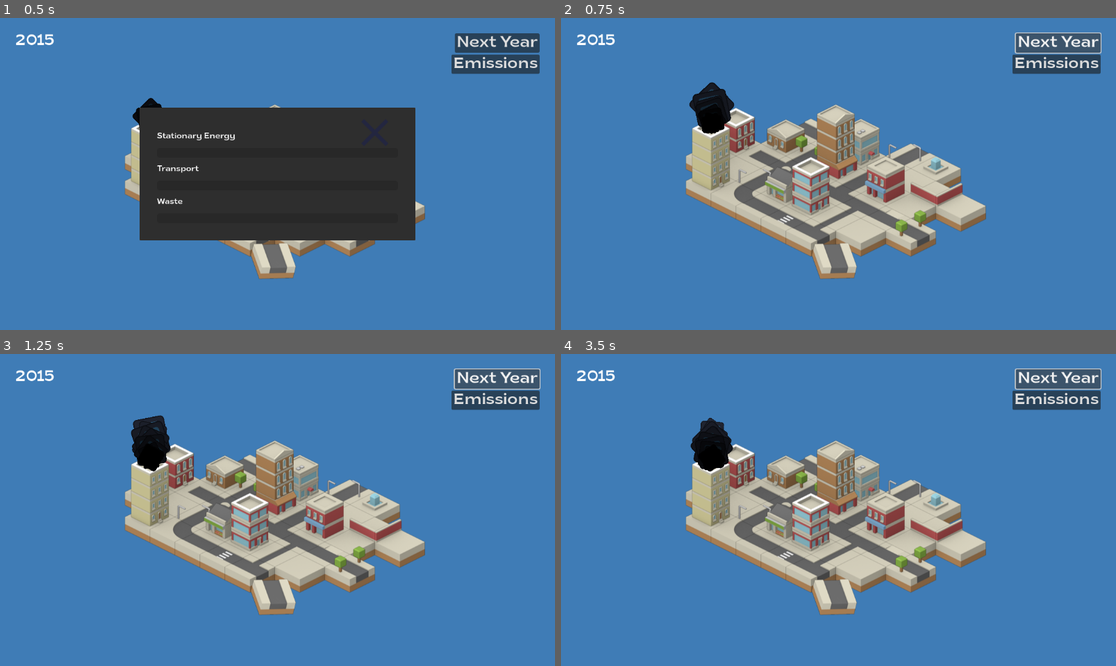
Above: before the commit, frames 1-4 (two rows, left to right).
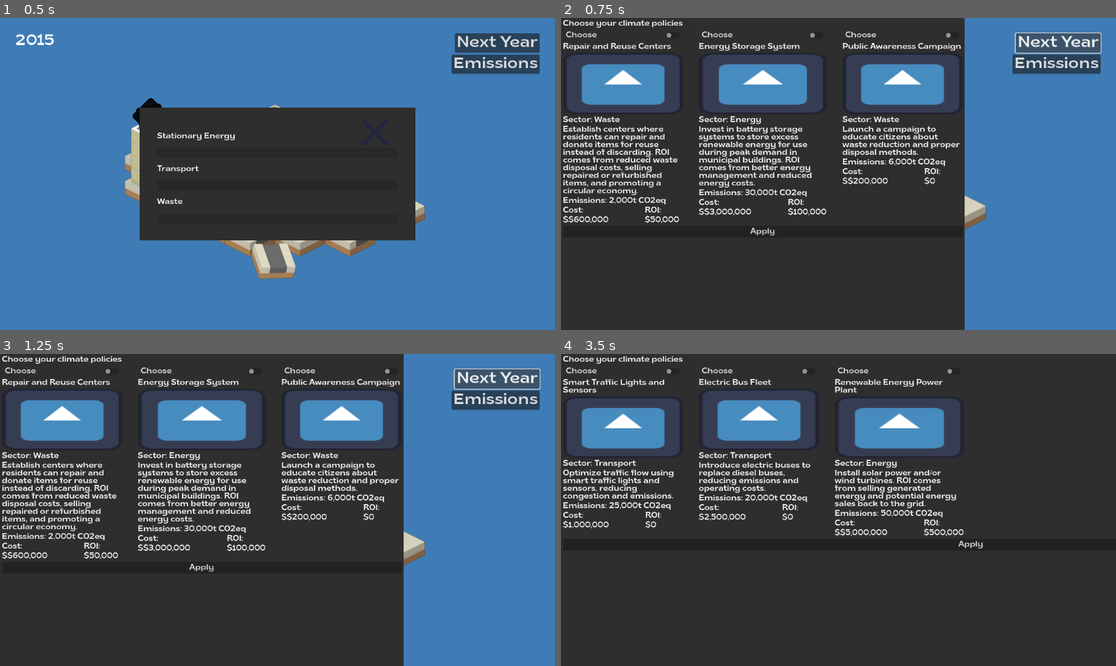
Above: after the commit, the same moments.

Repository: Open-Earth-Foundation/emissionary_game
Game: Godot game, scene res://scenes/game.tscn
Same seed, same stepped clock (60 frames per second), same inputs: the game is played once before the commit and once after it. The engine's default icon, where the game draws it, is replaced by a stand-in: a white triangle on a blue panel in a dark square.
Inputs (mouse positions are in pixels of both pictures, inside the frame that each line leads up to):
- Up to frame 1 (0.5 s): no input
- Up to frame 2 (0.75 s): click "Next Year" at 0.5 s
- Up to frame 3 (1.25 s): no input
- Up to frame 4 (3.5 s): click (622, 372) at 1.25 s, where only the run after the commit has a clickable "Choose"; click (760, 569) at 2 s, where only the run after the commit has a clickable "Apply"; click "Next Year" at 2.75 s

Frame 1 is identical in both runs. In frame 2, 67% of the frame differs, in the area x 0-73%, y 0-100%; in frame 3, 67%; in frame 4, 94%, in the area x 0-100%, y 0-100%.
Error before the commit: Invalid access to property or key 'title' on a base object of type 'Dictionary'. (res://scripts/decision_making.gd:17)

Commit message:
Choose 3 policies at random, fix opening decision making again breaking it

Diff:
--- a/scenes/decision_making.tscn
+++ b/scenes/decision_making.tscn
@@ -4,7 +4,6 @@
 [ext_resource type="Texture2D" uid="uid://b8cpjc64wjvyn" path="res://icon.svg" id="2_s0qny"]
 
 [node name="DecisionMaking" type="PopupPanel"]
-initial_position = 2
 size = Vector2i(800, 400)
 visible = true
 script = ExtResource("1_q2ajv")
@@ -24,83 +23,84 @@
 layout_mode = 2
 text = "Choose your climate policies"
 
-[node name="PolicyList" type="HBoxContainer" parent="VBoxContainer"]
-layout_mode = 2
-theme_override_constants/separation = 32
-
-[node name="PolicyCard" type="VBoxContainer" parent="VBoxContainer/PolicyList"]
+[node name="PolicyCard" type="VBoxContainer" parent="VBoxContainer"]
+visible = false
 custom_minimum_size = Vector2(250, 300)
 layout_mode = 2
 
-[node name="CheckButton" type="CheckButton" parent="VBoxContainer/PolicyList/PolicyCard"]
+[node name="CheckButton" type="CheckButton" parent="VBoxContainer/PolicyCard"]
 layout_mode = 2
 text = "Choose
 "
 
-[node name="PolicyTitle" type="Label" parent="VBoxContainer/PolicyList/PolicyCard"]
+[node name="PolicyTitle" type="RichTextLabel" parent="VBoxContainer/PolicyCard"]
 layout_mode = 2
 text = "Policy Title
 "
+fit_content = true
 
-[node name="PolicyImage" type="TextureRect" parent="VBoxContainer/PolicyList/PolicyCard"]
+[node name="PolicyImage" type="TextureRect" parent="VBoxContainer/PolicyCard"]
 layout_mode = 2
 texture = ExtResource("2_s0qny")
 
-[node name="PolicySectorContainer" type="HBoxContainer" parent="VBoxContainer/PolicyList/PolicyCard"]
-visible = false
+[node name="PolicySectorContainer" type="HBoxContainer" parent="VBoxContainer/PolicyCard"]
 layout_mode = 2
 
-[node name="PolicySectorLabel" type="Label" parent="VBoxContainer/PolicyList/PolicyCard/PolicySectorContainer"]
+[node name="PolicySectorLabel" type="Label" parent="VBoxContainer/PolicyCard/PolicySectorContainer"]
 layout_mode = 2
 text = "Sector:"
 
-[node name="PolicySector" type="Label" parent="VBoxContainer/PolicyList/PolicyCard/PolicySectorContainer"]
+[node name="PolicySector" type="Label" parent="VBoxContainer/PolicyCard/PolicySectorContainer"]
 layout_mode = 2
 text = "Waste"
 
-[node name="PolicyDescription" type="RichTextLabel" parent="VBoxContainer/PolicyList/PolicyCard"]
+[node name="PolicyDescription" type="RichTextLabel" parent="VBoxContainer/PolicyCard"]
 layout_mode = 2
 text = "Policy Description
 "
 fit_content = true
 
-[node name="PolicyImpactContainer" type="HBoxContainer" parent="VBoxContainer/PolicyList/PolicyCard"]
+[node name="PolicyImpactContainer" type="HBoxContainer" parent="VBoxContainer/PolicyCard"]
 layout_mode = 2
 
-[node name="ImpactLabel" type="Label" parent="VBoxContainer/PolicyList/PolicyCard/PolicyImpactContainer"]
+[node name="ImpactLabel" type="Label" parent="VBoxContainer/PolicyCard/PolicyImpactContainer"]
 layout_mode = 2
 text = "Emissions:"
 
-[node name="PolicyImpact" type="Label" parent="VBoxContainer/PolicyList/PolicyCard/PolicyImpactContainer"]
+[node name="PolicyImpact" type="Label" parent="VBoxContainer/PolicyCard/PolicyImpactContainer"]
 layout_mode = 2
 text = "200kT CO2eq"
 
-[node name="PolicyPropertiesContainer" type="HBoxContainer" parent="VBoxContainer/PolicyList/PolicyCard"]
+[node name="PolicyPropertiesContainer" type="HBoxContainer" parent="VBoxContainer/PolicyCard"]
 layout_mode = 2
 theme_override_constants/separation = 75
 
-[node name="PolicyCostContainer" type="VBoxContainer" parent="VBoxContainer/PolicyList/PolicyCard/PolicyPropertiesContainer"]
+[node name="PolicyCostContainer" type="VBoxContainer" parent="VBoxContainer/PolicyCard/PolicyPropertiesContainer"]
 layout_mode = 2
 
-[node name="CostLabel" type="Label" parent="VBoxContainer/PolicyList/PolicyCard/PolicyPropertiesContainer/PolicyCostContainer"]
+[node name="CostLabel" type="Label" parent="VBoxContainer/PolicyCard/PolicyPropertiesContainer/PolicyCostContainer"]
 layout_mode = 2
 text = "Cost:
 "
 
-[node name="PolicyCost" type="Label" parent="VBoxContainer/PolicyList/PolicyCard/PolicyPropertiesContainer/PolicyCostContainer"]
+[node name="PolicyCost" type="Label" parent="VBoxContainer/PolicyCard/PolicyPropertiesContainer/PolicyCostContainer"]
 layout_mode = 2
 text = "$100,000"
 
-[node name="PolicyROIContainer" type="VBoxContainer" parent="VBoxContainer/PolicyList/PolicyCard/PolicyPropertiesContainer"]
+[node name="PolicyROIContainer" type="VBoxContainer" parent="VBoxContainer/PolicyCard/PolicyPropertiesContainer"]
 layout_mode = 2
 
-[node name="ROILabel" type="Label" parent="VBoxContainer/PolicyList/PolicyCard/PolicyPropertiesContainer/PolicyROIContainer"]
+[node name="ROILabel" type="Label" parent="VBoxContainer/PolicyCard/PolicyPropertiesContainer/PolicyROIContainer"]
 layout_mode = 2
 text = "ROI:"
 
-[node name="PolicyROI" type="Label" parent="VBoxContainer/PolicyList/PolicyCard/PolicyPropertiesContainer/PolicyROIContainer"]
+[node name="PolicyROI" type="Label" parent="VBoxContainer/PolicyCard/PolicyPropertiesContainer/PolicyROIContainer"]
 layout_mode = 2
 text = "$60,000"
+
+[node name="PolicyList" type="HBoxContainer" parent="VBoxContainer"]
+layout_mode = 2
+theme_override_constants/separation = 32
 
 [node name="ApplyButton" type="Button" parent="VBoxContainer"]
 layout_mode = 2
--- a/scripts/decision_making.gd
+++ b/scripts/decision_making.gd
@@ -1,23 +1,25 @@
 extends PopupPanel
 
 @onready var policyList = $VBoxContainer/PolicyList
-@onready var policyCard = $VBoxContainer/PolicyList/PolicyCard
+@onready var policyCard = $VBoxContainer/PolicyCard
 
 func newPolicies(year):
 	var policies = choose_policies(Policies.available)
-	var seenOnce = false
-	for policy in policies:
-		var newCard
-		if seenOnce:
-			newCard = policyCard.duplicate()
-			policyList.add_child(newCard)
-		else:
-			newCard = policyCard
-			seenOnce = true
-		newCard.get_node('PolicyTitle').text = policy['title']
+	var selected_policies = []
+	for i in 3:
+		selected_policies.push_back(policies.pick_random())
+
+	for previous_card in policyList.get_children():
+		previous_card.queue_free()
+
+	for policy in selected_policies:
+		var newCard = policyCard.duplicate()
+		policyList.add_child(newCard)
+		newCard.show()
+		newCard.get_node('PolicyTitle').text = policy['name']
 		newCard.get_node('PolicyDescription').text = policy['description']
 		newCard.get_node('PolicySectorContainer/PolicySector').text = policy['sector']
-		newCard.get_node('PolicyImpactContainer/PolicyImpact').text = str(policy['impact']) + "t CO2eq"
+		newCard.get_node('PolicyImpactContainer/PolicyImpact').text = str(policy['emission reduction']) + "t CO2eq"
 		newCard.get_node('PolicyPropertiesContainer/PolicyCostContainer/PolicyCost').text = "$" + str(policy['cost'])
 		newCard.get_node('PolicyPropertiesContainer/PolicyROIContainer/PolicyROI').text = "$" + str(policy['roi'])
 		newCard.set_meta("policy", policy)
@@ -37,11 +39,11 @@
 func apply_policy(policy: Dictionary) -> void:
 	match policy.sector:
 		"Energy":
-			CityState.emissions_sector1 -= policy.impact
+			CityState.emissions_sector1 -= int(policy["emission reduction"])
 		"Transport":
-			CityState.emissions_sector2 -= policy.impact
+			CityState.emissions_sector2 -= int(policy["emission reduction"])
 		"Waste":
-			CityState.emissions_sector3 -= policy.impact
-	CityState.roi += policy.roi
-	CityState.budget -= policy.cost
+			CityState.emissions_sector3 -= int(policy["emission reduction"])
+	CityState.roi += int(policy.roi)
+	CityState.budget -= int(policy.cost)
 	CityState.previous_policies.push_back(policy)
